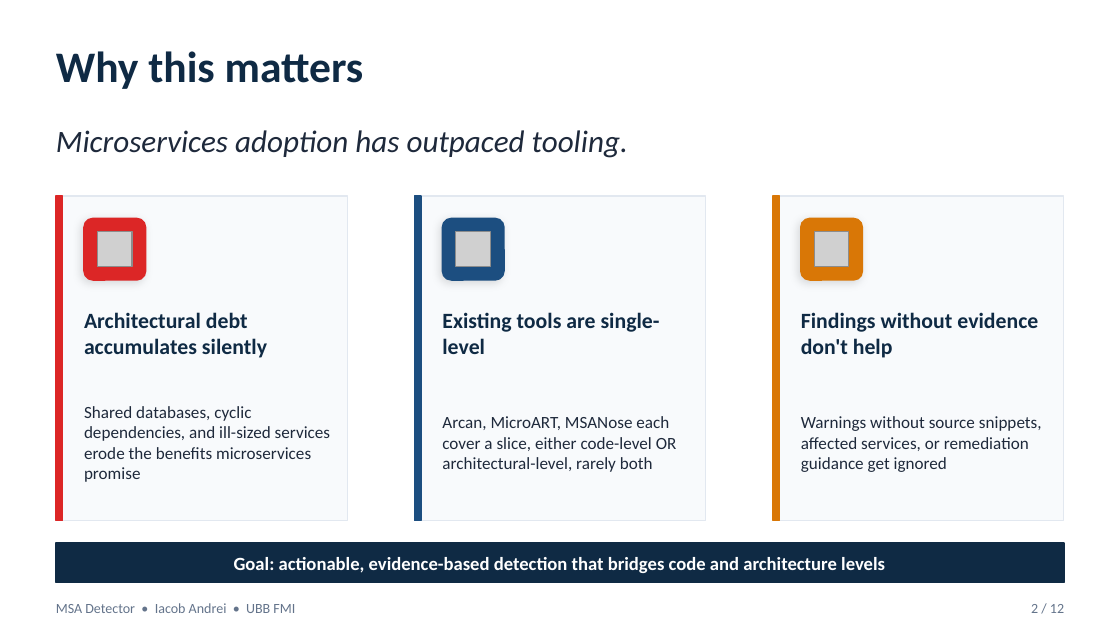
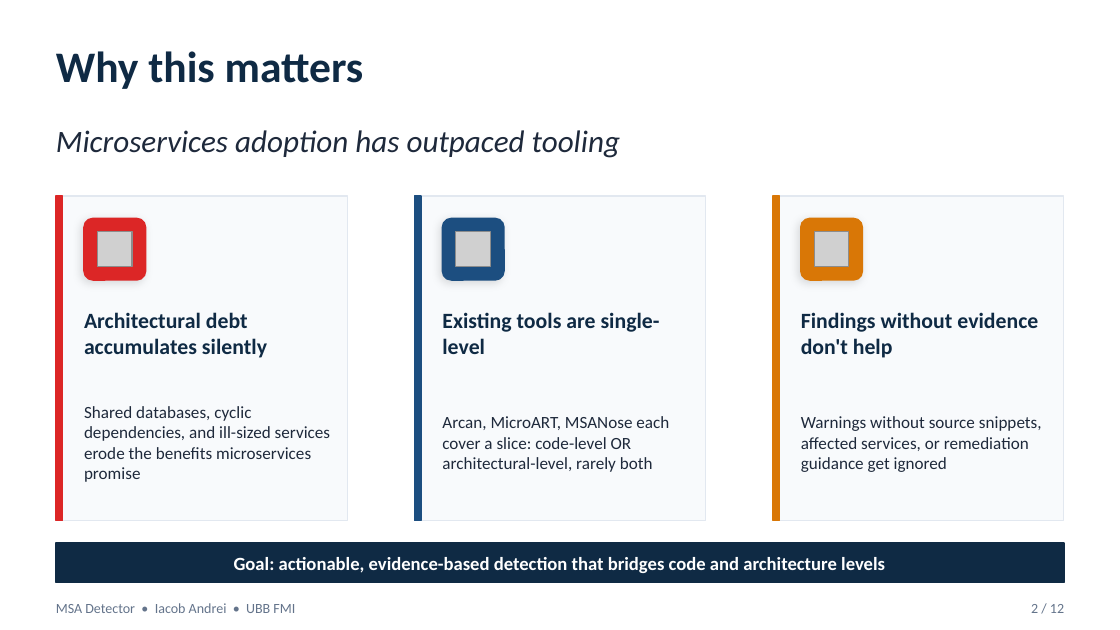
Before and after one commit to andrei45635/dissertation_backend, a slide deck: slide 2 of thesis/presentation/MSA_Detector_Defense.pptx. Drawn at 1120x630 pixels with LibreOffice and Linux fonts; fonts in the diff are those of the drawing; grey boxes stand for pictures. Boxes give left, top, right and bottom in pixels: in the first picture for what was removed or moved away, otherwise in the second. Text is boxed around its words. In the diff, an @@ line names an element or a change of style, - is before the commit and + after.

```diff
--- a/thesis/presentation/MSA_Detector_Defense.pptx
+++ b/thesis/presentation/MSA_Detector_Defense.pptx
@@ text at (56,130,620,158): text changed @@
-Microservices adoption has outpaced tooling.
+Microservices adoption has outpaced tooling
@@ text at (442,416,669,472): text changed @@
-Arcan, MicroART, MSANose each cover a slice, either code-level OR architectural-level, rarely both
+Arcan, MicroART, MSANose each cover a slice: code-level OR architectural-level, rarely both
```
Also in this commit, not shown: 7 other slides changed.
